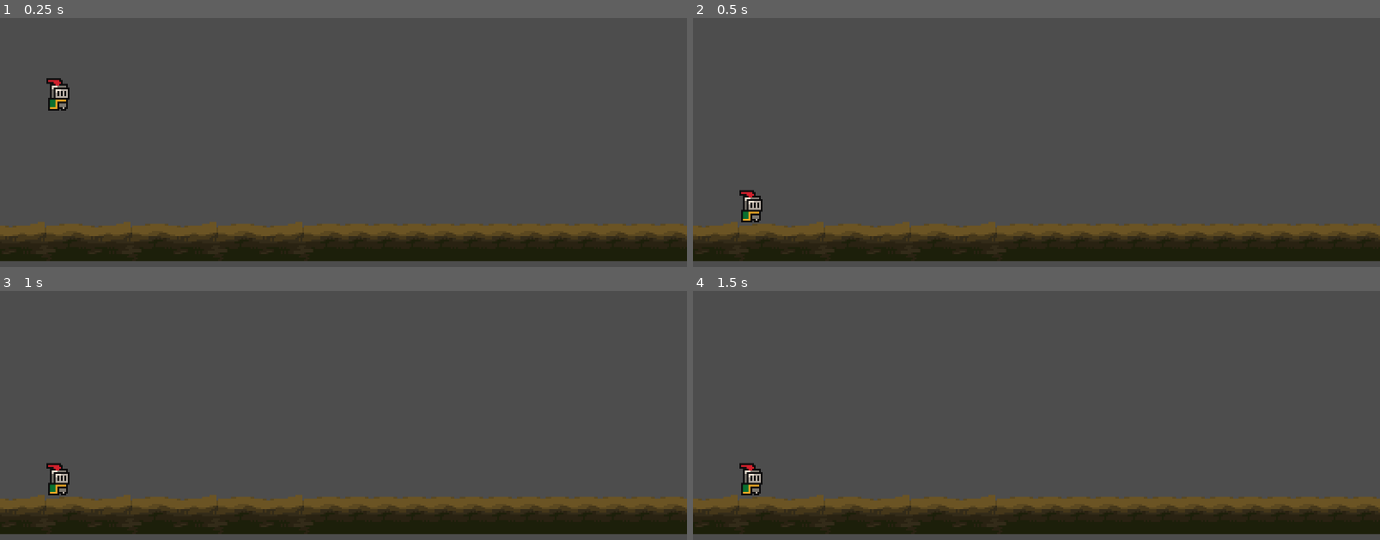
Above: before the commit, frames 1-4 (two rows, left to right).
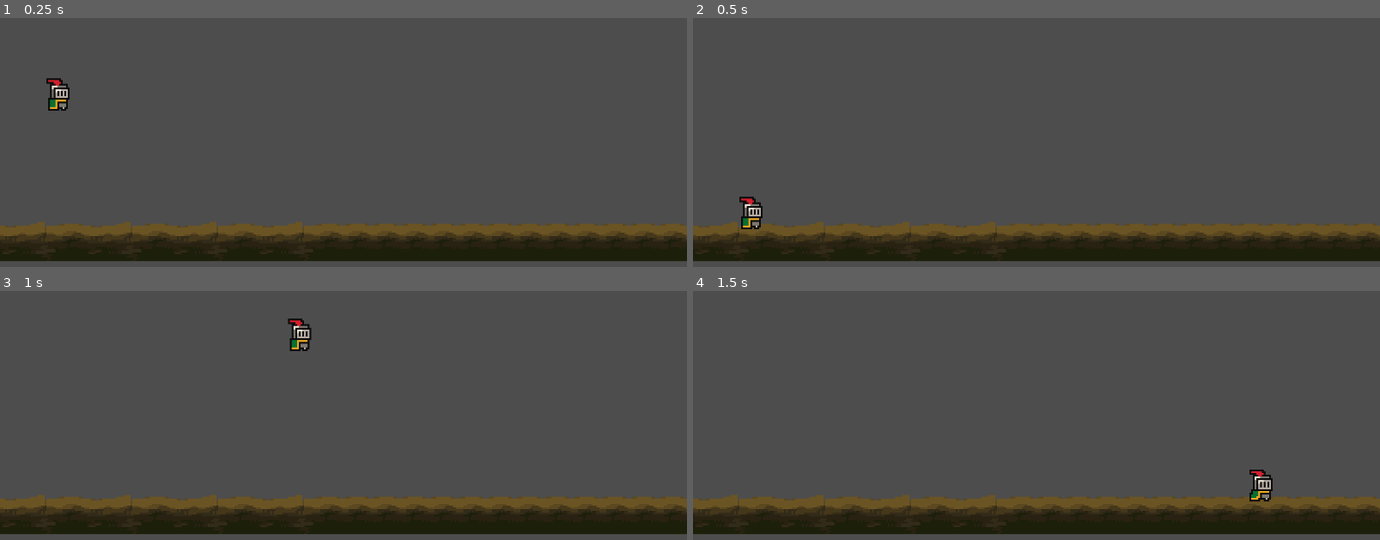
Above: after the commit, the same moments.

Repository: hexo141/Kairos.Build
Game: Godot game, scene res://world.tscn
The game is run twice, just before and just after one commit, with the same random seed, the same clock (stepped at 60 frames per second) and the same inputs.
Inputs:
- Up to frame 1 (0.25 s): no input
- Up to frame 2 (0.5 s): no input
- Up to frame 3 (1 s): hold D (move_right, bound only after the commit) from 0.53 s (still down); tap Space (move_up, bound only after the commit) at 0.6, 0.77 s
- Up to frame 4 (1.5 s): keep holding D (move_right, bound only after the commit); tap Space (move_up, bound only after the commit) at 1.07, 1.35 s

Frame 1 is identical in both runs. In frame 2, 0.4% of the frame differs, in the area x 6-11%, y 68-85%; in frame 3, 0.7%, in the area x 6-46%, y 11-83%; in frame 4, 0.7%.

Commit message:
看，他在运行

Diff:
--- a/player.gd
+++ b/player.gd
@@ -1,7 +1,37 @@
 extends CharacterBody2D
 
 var gravity := ProjectSettings.get("physics/2d/default_gravity") as float
+var run_speed := 300.0
+var jump_velocity := -400.0  # 增加跳跃力度
+
+@onready var sprite_2d: Sprite2D = $Sprite2D
+@onready var animation_player: AnimationPlayer = $AnimationPlayer
 
 func _physics_process(delta: float) -> void:
-	velocity.y += gravity * delta
+	# 应用重力
+	if not is_on_floor():
+		velocity.y += gravity * delta
+
+	# 获取水平移动方向
+	var direction := Input.get_axis("move_left", "move_right")
+	velocity.x = direction * run_speed
+
+	# 跳跃输入
+	if Input.is_action_just_pressed("move_up") and is_on_floor():
+		velocity.y = jump_velocity
+
+	# 动画控制
+	if is_on_floor():
+		if is_zero_approx(direction):
+			animation_player.play("idle")
+		else:
+			animation_player.play("running")
+	else:
+		animation_player.play("idle")
+
+	# 翻转精灵
+	if not is_zero_approx(direction):
+		sprite_2d.flip_h = direction < 0
+
+	# 移动角色
 	move_and_slide()
--- a/project.godot
+++ b/project.godot
@@ -23,6 +23,24 @@
 window/size/window_height_override=648
 window/stretch/mode="canvas_items"
 
+[input]
+
+move_left={
+"deadzone": 0.2,
+"events": [Object(InputEventKey,"resource_local_to_scene":false,"resource_name":"","device":-1,"window_id":0,"alt_pressed":false,"shift_pressed":false,"ctrl_pressed":false,"meta_pressed":false,"pressed":false,"keycode":0,"physical_keycode":65,"key_label":0,"unicode":97,"location":0,"echo":false,"script":null)
+]
+}
+move_right={
+"deadzone": 0.2,
+"events": [Object(InputEventKey,"resource_local_to_scene":false,"resource_name":"","device":-1,"window_id":0,"alt_pressed":false,"shift_pressed":false,"ctrl_pressed":false,"meta_pressed":false,"pressed":false,"keycode":0,"physical_keycode":68,"key_label":0,"unicode":100,"location":0,"echo":false,"script":null)
+]
+}
+move_up={
+"deadzone": 0.2,
+"events": [Object(InputEventKey,"resource_local_to_scene":false,"resource_name":"","device":-1,"window_id":0,"alt_pressed":false,"shift_pressed":false,"ctrl_pressed":false,"meta_pressed":false,"pressed":false,"keycode":0,"physical_keycode":32,"key_label":0,"unicode":32,"location":0,"echo":false,"script":null)
+]
+}
+
 [rendering]
 
 textures/canvas_textures/default_texture_filter=0
--- a/world.tscn
+++ b/world.tscn
@@ -8,13 +8,13 @@
 2:1/0 = 0
 2:1/0/physics_layer_0/polygon_0/points = PackedVector2Array(-8, -8, 8, -8, 8, 8, -8, 8)
 2:0/0 = 0
-2:0/0/physics_layer_0/polygon_0/points = PackedVector2Array(-8, 2.6978817, 8, 2.3381634, 8, 8, -8, 8)
+2:0/0/physics_layer_0/polygon_0/points = PackedVector2Array(-8, 5.935339, 8, 5.935339, 8, 8, -8, 8)
 1:0/0 = 0
-1:0/0/physics_layer_0/polygon_0/points = PackedVector2Array(-8, 3.956892, 8, 3.5971756, 8, 8, -8, 8)
+1:0/0/physics_layer_0/polygon_0/points = PackedVector2Array(-8, 5.935339, 8, 5.935339, 8, 8, -8, 8)
 1:1/0 = 0
 1:1/0/physics_layer_0/polygon_0/points = PackedVector2Array(-8, -8, 8, -8, 8, 8, -8, 8)
 3:0/0 = 0
-3:0/0/physics_layer_0/polygon_0/points = PackedVector2Array(-8, 2.6978817, 8, 2.3381634, 8, 8, -8, 8)
+3:0/0/physics_layer_0/polygon_0/points = PackedVector2Array(-8, 5.935339, 8, 5.935339, 8, 8, -8, 8)
 3:1/0 = 0
 3:1/0/physics_layer_0/polygon_0/points = PackedVector2Array(-8, -8, 8, -8, 8, 8, -8, 8)
 
